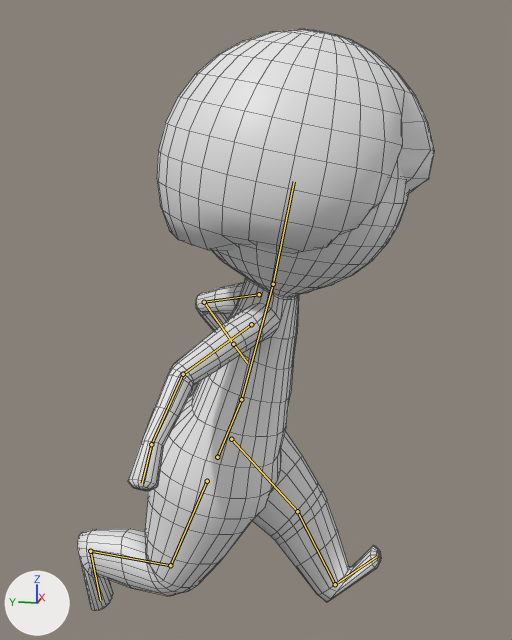
An edit to the Blender file Assets/models/npc/npc1.blend, drawn before and after from the same camera.
One viewpoint serves both versions: a 50 mm lens placed at (-6.36, -1.63, 2.7), pointed at (-0.12, -0.39, 1.14). Lighting does not change. The marker at lower left points along +X, +Y and +Z. Both versions are drawn at frame 11 of the action 'run'; the numbers are the values there. The bones that bend it are drawn over the model as lines. Mesh edges are drawn as thin lines.
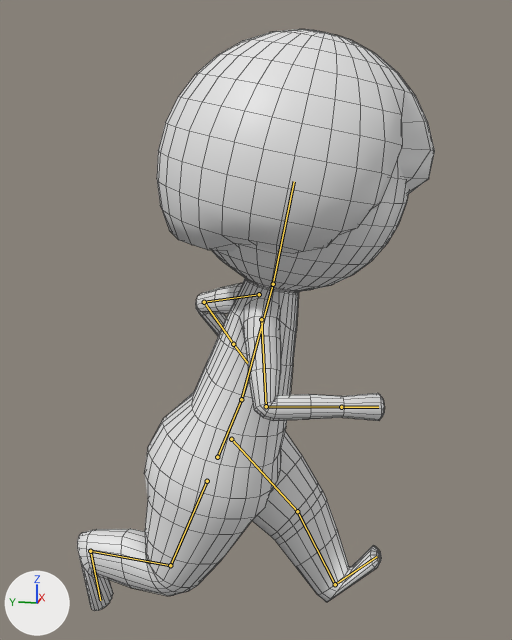
Commit message: Updates npc run animation for no sword holding

The edits, one by one:
Bone 'Arm.Upper.R' (bone_arm_upper_r) moves from (0.0, 0.0, -0.06) to (0.075, -0.002, 0.0).
Bone 'Arm.Upper.R' (bone_arm_upper_r) turns from (-31, -22, 56) to (24, 1, 51) degrees about its own x, y and z.
Bone 'Arm.Lower.R' (bone_arm_lower_r) turns from (9, 24, 31) to (3, 6, 89) degrees about its own x, y and z.
Bone 'Arm.Hand.R' (bone_arm_hand_r) turns from (2, 10, 10) to (0, 0, 0) degrees about its own x, y and z.

Changed parts and their boxes (x1, y1, x2, y2) in the pictures (512 x 640 px):
'Cylinder', posed
    both: (77, 160, 408, 611)
bone 'Arm.Upper.R', root to tip
    before: (251, 324) to (183, 374)
    after: (261, 319) to (266, 406)
bone 'Arm.Lower.R', root to tip
    before: (183, 374) to (151, 444)
    after: (266, 406) to (341, 407)
bone 'Arm.Hand.R', root to tip
    before: (151, 444) to (142, 483)
    after: (341, 407) to (378, 407)
